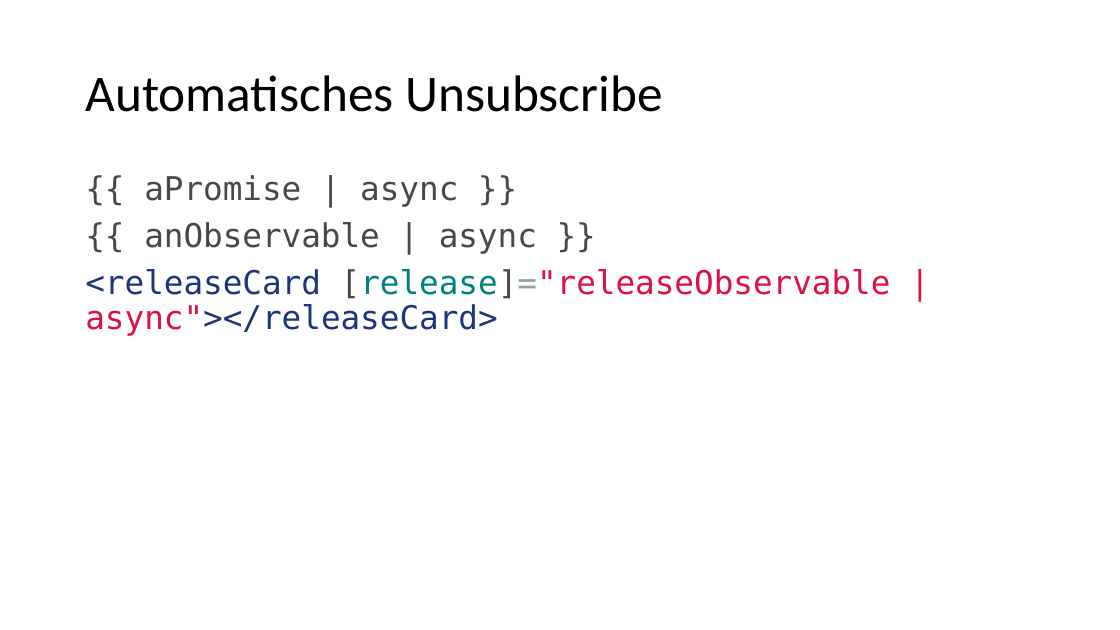
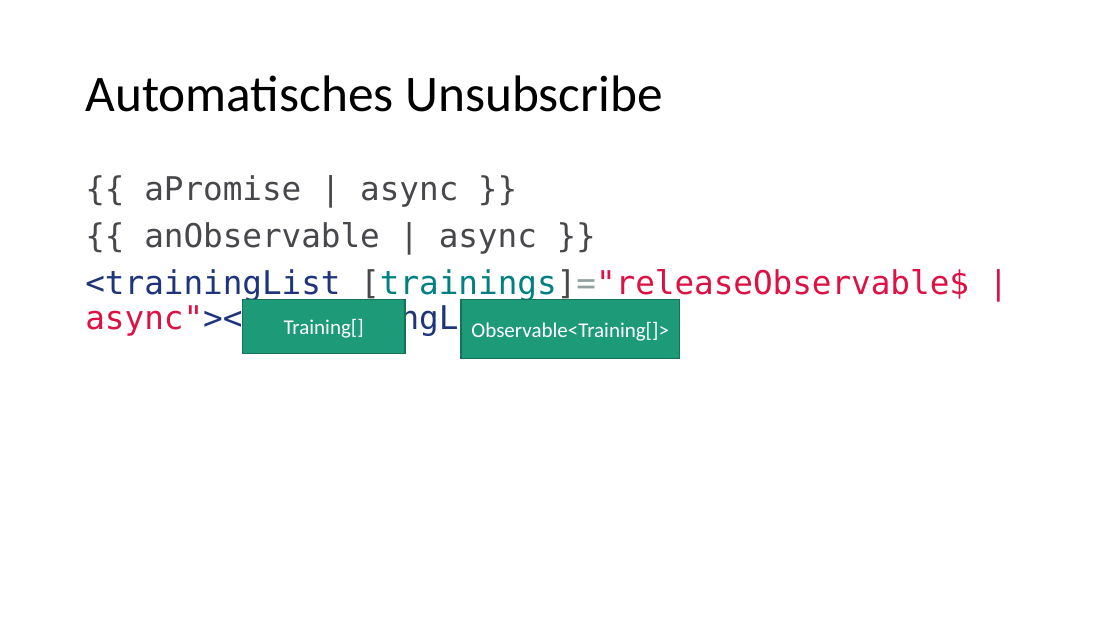
Before and after one commit to goetzingert/angular, a slide deck: slide 189 of presentation.pptx (slide 190 before the commit). Drawn at 1120x630 pixels with LibreOffice and Linux fonts; fonts in the diff are those of the drawing. Boxes give left, top, right and bottom in pixels: in the first picture for what was removed or moved away, otherwise in the second. Text is boxed around its words. In the diff, an @@ line names an element or a change of style, - is before the commit and + after.

```diff
--- a/presentation.pptx
+++ b/presentation.pptx
@@ text at (85,269,969,336): text changed @@
-<releaseCard [release]="releaseObservable | async"></releaseCard>
+<trainingList [trainings]="releaseObservable$ | async"></ trainingList>
@@ rectangle added at (243,299,405,354), fill #1D9A78, outline #157259 1 pt, 18 pt, text #FFFFFF @@
+Training[]
@@ rectangle added at (461,299,681,359), fill #1D9A78, outline #157259 1 pt, 18 pt, text #FFFFFF @@
+Observable<Training[]>
```
Also in this commit, not shown: 10 other slides changed, 1 slide added, 2 slides removed, 7 other files.
